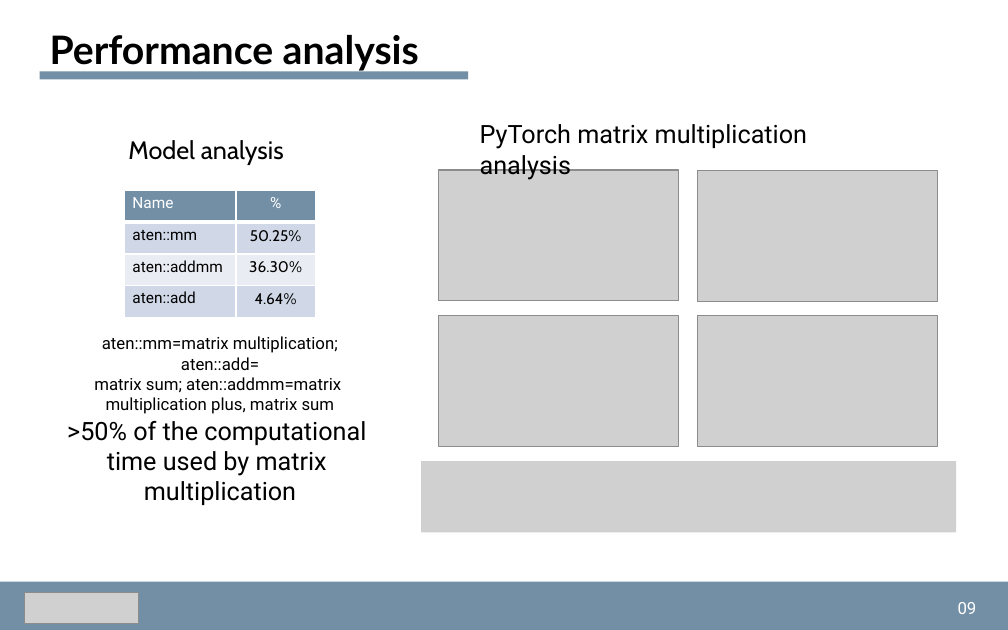
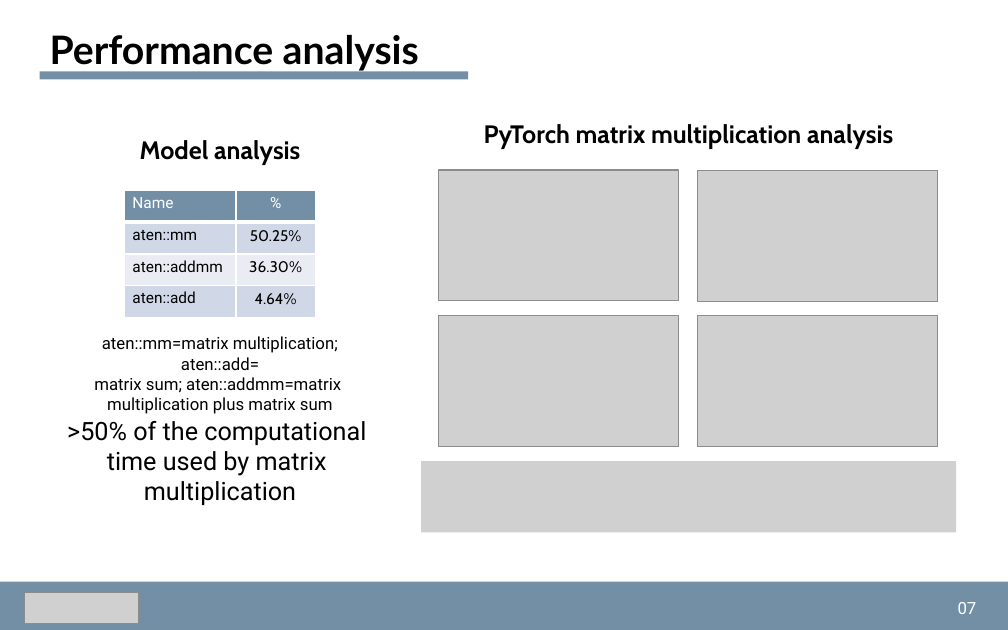
Before and after one commit to dmsgnn/master-thesis, a slide deck: slide 7 of docs/presentation/presentation.pptx (slide 8 before the commit). Drawn at 1008x630 pixels with LibreOffice and Linux fonts; fonts in the diff are those of the drawing; grey boxes stand for pictures. Boxes give left, top, right and bottom in pixels: in the first picture for what was removed or moved away, otherwise in the second. Text is boxed around its words. In the diff, an @@ line names an element or a change of style, - is before the commit and + after.

```diff
--- a/docs/presentation/presentation.pptx
+++ b/docs/presentation/presentation.pptx
@@ text "PyTorch matrix multiplication analysis" at [484, 124, 893, 149]: font Roboto to Cabin, bold on; alignment left to centre @@
@@ text "Model analysis" at [140, 140, 300, 165]: bold on; alignment left to centre @@
@@ text at [107, 397, 333, 414]: text changed @@
-multiplication plus, matrix sum
+multiplication plus matrix sum
@@ text at [958, 602, 977, 614]: text changed @@
-09
+07
```
Also in this commit, not shown: 16 other slides changed, 1 other file.
